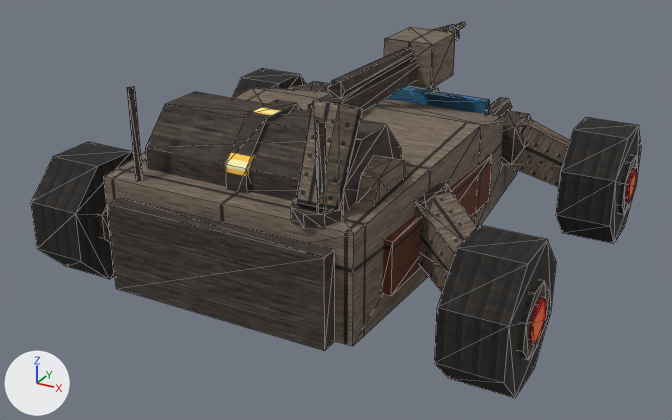
Before and after pictures for a commit that changed the glTF model art/models/dingo.glb.
Rendered twice from a 50 mm lens placed at (51.0, -98.9, 54.5), pointed at (-1.9, -2.6, 6.4). The lights are fixed; the arrows at lower left show +X, +Y and +Z. The older version comes first. Mesh edges are drawn as thin lines. Where no turn or scale is listed for an object, it has been applied to the vertices. Vertices at exactly the same position are counted once.

Objects in the first picture: 'body', 'capacitor', 'capacitor_ring', 'flank_stripe.001', 'launch_head', 'mortar', 'swing_arm.001', 'swing_arm.003', 'tail_plate', 'visor', 'wheel.001', 'wheel.002', 'wheel.003' and 19 more.
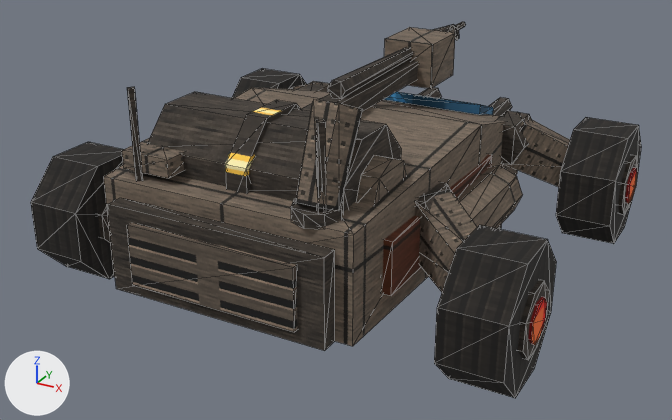
Not visible in the pictures: 'dump_valve.001'.

Boxes (x1, y1, x2, y2) around the edits, measured in the pictures (672 x 420 px):
'tail_vent', added: after (127, 223, 298, 332)
'coolant_tank.001', added (brown): after (456, 166, 523, 229)
'visor', reshaped: before (385, 87, 490, 114); after (384, 92, 493, 115)
'pad', added (brown): after (122, 138, 184, 178)

The edits, one by one:
me_visor is used by ob_visor; location (0.0, 0.0, 0.0).
me_visor had 8 vertices, 12 faces and spanned x -9.0..9.0, y 21.0..22.5, z 14.0..16.0.
me_visor now has 8 vertices, 12 faces and spans x -10.0..10.0, y 16.0..30.0, z 11.3..17.2.
Part 1, on me_visor:
Vertex 0 of me_visor moves from (-9.0, 21.0, 14.0) to (-10.0, 16.0, 15.8).
Vertex 1 of me_visor moves from (9.0, 21.0, 14.0) to (10.0, 16.0, 15.8) at pixel (479, 114).
Vertex 2 of me_visor moves from (9.0, 21.0, 16.0) at pixel (486, 102) to (10.0, 16.0, 17.2) at pixel (480, 104).
Vertex 3 of me_visor moves from (-9.0, 21.0, 16.0) to (-10.0, 16.0, 17.2).
Vertex 4 of me_visor moves from (-9.0, 22.5, 14.0) to (-7.0, 30.0, 11.3).
Vertex 5 of me_visor moves from (9.0, 22.5, 14.0) at pixel (488, 113) to (7.0, 30.0, 11.3) at pixel (492, 115).
Vertex 6 of me_visor moves from (9.0, 22.5, 16.0) at pixel (489, 99) to (7.0, 30.0, 12.5) at pixel (493, 107).
Vertex 7 of me_visor moves from (-9.0, 22.5, 16.0) to (-7.0, 30.0, 12.5) at pixel (408, 94).
Mesh me_tail_vent is new.
It is a box spanning x -10.0..10.0, y -32.6..-31.8, z 7.5..14.5.
It uses material mat_steel_vent (picture img_vent).
Mesh me_pad is new.
It is a box spanning x -3.0..3.0, y -3.0..3.0, z -2.0..0.0.
It uses material mat_steel_panel (picture img_panel).
Mesh me_dump_valve_001 is new.
It is a 6-sided cylinder along z spanning x 16.5..18.5, y 1.63..3.37, z 5.5..8.5.
It uses material mat_steel_dark (picture img_dark).
Mesh me_coolant_tank_001 is new.
It is an 8-sided cylinder along y spanning x 14.3..20.7, y -15.0..3.0, z 7.8..14.2.
It uses material mat_steel_plate (picture img_plate).
Object 'tail_vent' (ob_tail_vent) is new; it shows me_tail_vent.
Its location is (0.0, 0.0, 0.0).
Object 'pad' (ob_pad) is new; it shows me_pad.
Its location is (-10.0, -26.0, 21.0).
Object 'dump_valve.001' (ob_dump_valve_001) is new; it shows me_dump_valve_001.
Its location is (0.0, 0.0, 0.0).
Object 'coolant_tank.001' (ob_coolant_tank_001) is new; it shows me_coolant_tank_001.
Its location is (0.0, 0.0, 0.0).
